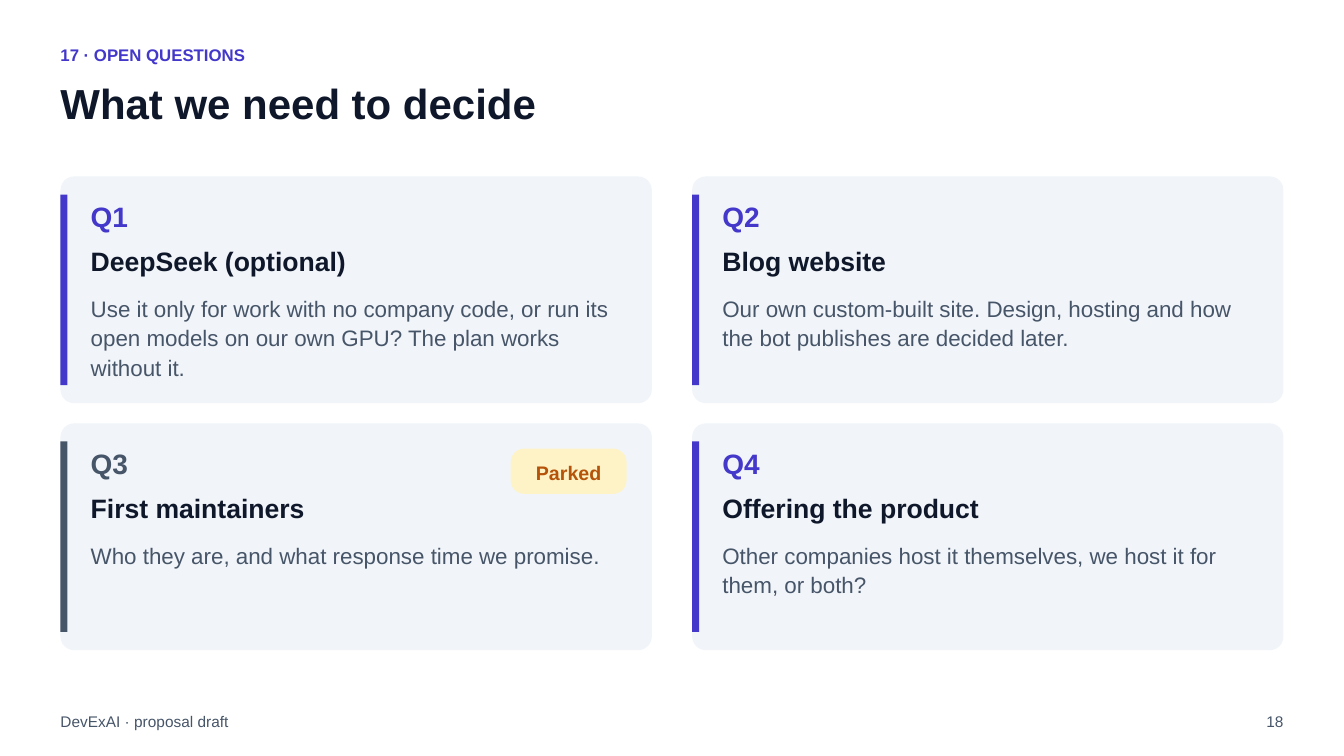
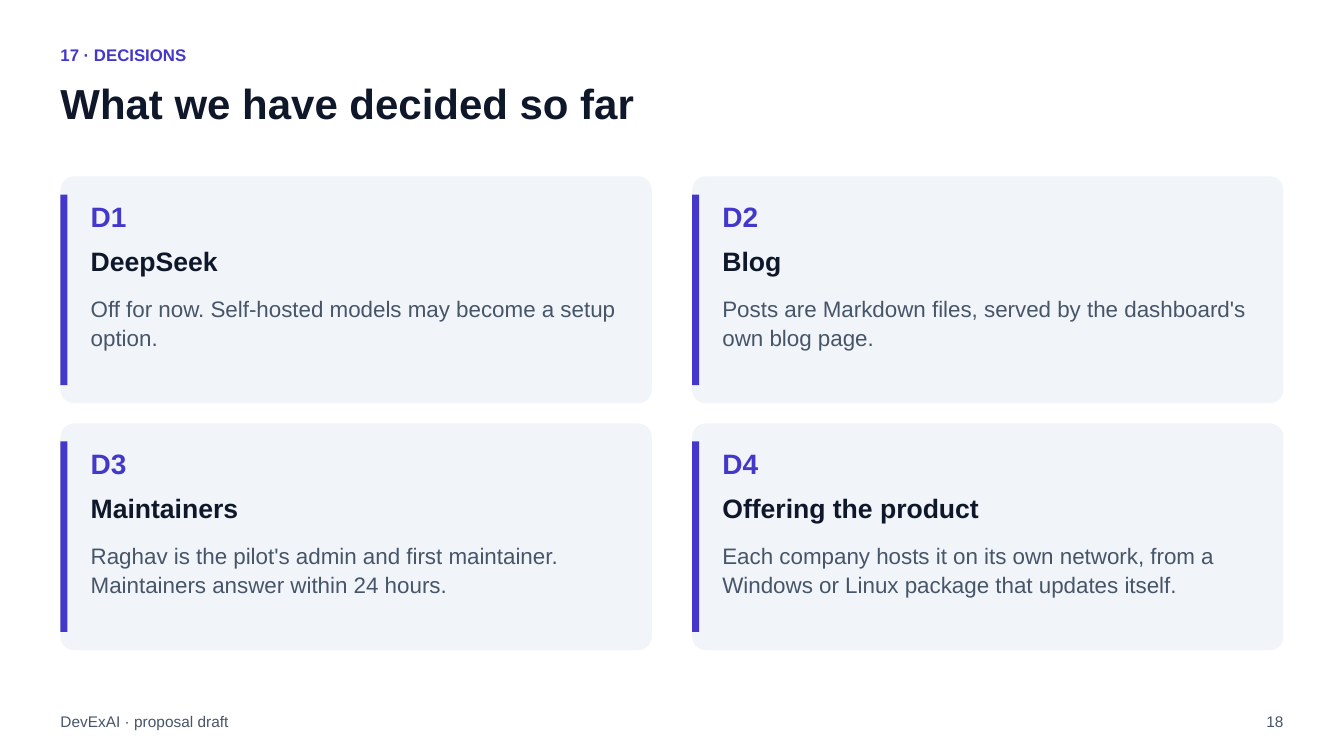
Before and after one commit to raghavsatyadev/DevExAI, a slide deck: slide 18 of DevExAI.pptx. Drawn at 1344x756 pixels with LibreOffice and Linux fonts; fonts in the diff are those of the drawing. Boxes give left, top, right and bottom in pixels: in the first picture for what was removed or moved away, otherwise in the second. Text is boxed around its words. In the diff, an @@ line names an element or a change of style, - is before the commit and + after.

```diff
--- a/DevExAI.pptx
+++ b/DevExAI.pptx
@@ text at bbox=[60, 49, 186, 61]: text changed @@
-17 · OPEN QUESTIONS
+17 · DECISIONS
@@ text at bbox=[60, 88, 634, 120]: text changed @@
-What we need to decide
+What we have decided so far
@@ text at bbox=[91, 207, 127, 227]: text changed @@
-Q1
+D1
@@ text at bbox=[722, 207, 758, 227]: text changed @@
-Q2
+D2
@@ text at bbox=[91, 251, 218, 277]: text changed @@
-DeepSeek (optional)
+DeepSeek
@@ text at bbox=[722, 251, 781, 277]: text changed @@
-Blog website
+Blog
@@ text at bbox=[91, 301, 615, 351]: text changed @@
-Use it only for work with no company code, or run its open models on our own GPU? The plan works without it.
+Off for now. Self-hosted models may become a setup option.
@@ text at bbox=[722, 301, 1245, 351]: text changed @@
-Our own custom-built site. Design, hosting and how the bot publishes are decided later.
+Posts are Markdown files, served by the dashboard's own blog page.
@@ rectangle at bbox=[60, 442, 68, 632]: fill #475569 to #4338CA @@
@@ rounded rectangle removed at bbox=[511, 449, 627, 494] @@
@@ text at bbox=[91, 454, 127, 475]: text changed; text colour #475569 to #4338CA @@
-Q3
+D3
@@ text removed at bbox=[536, 465, 601, 480] @@
-Parked
@@ text at bbox=[722, 454, 758, 474]: text changed @@
-Q4
+D4
@@ text at bbox=[91, 498, 238, 519]: text changed @@
-First maintainers
+Maintainers
@@ text at bbox=[91, 548, 558, 593]: text changed @@
-Who they are, and what response time we promise.
+Raghav is the pilot's admin and first maintainer. Maintainers answer within 24 hours.
@@ text at bbox=[722, 548, 1213, 598]: text changed @@
-Other companies host it themselves, we host it for them, or both?
+Each company hosts it on its own network, from a Windows or Linux package that updates itself.
```
Also in this commit, not shown: 13 other slides changed, 3 other files.
